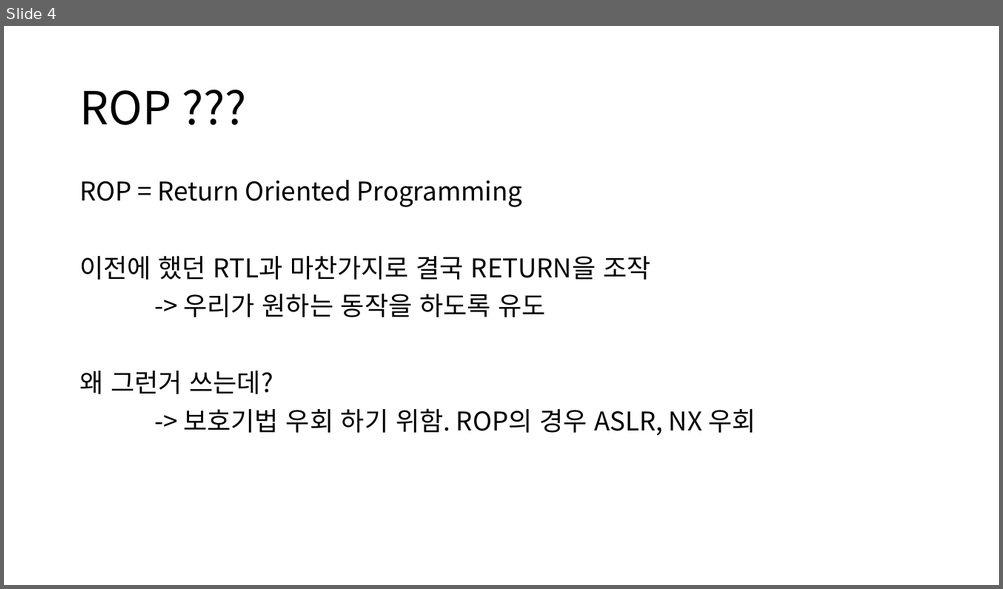
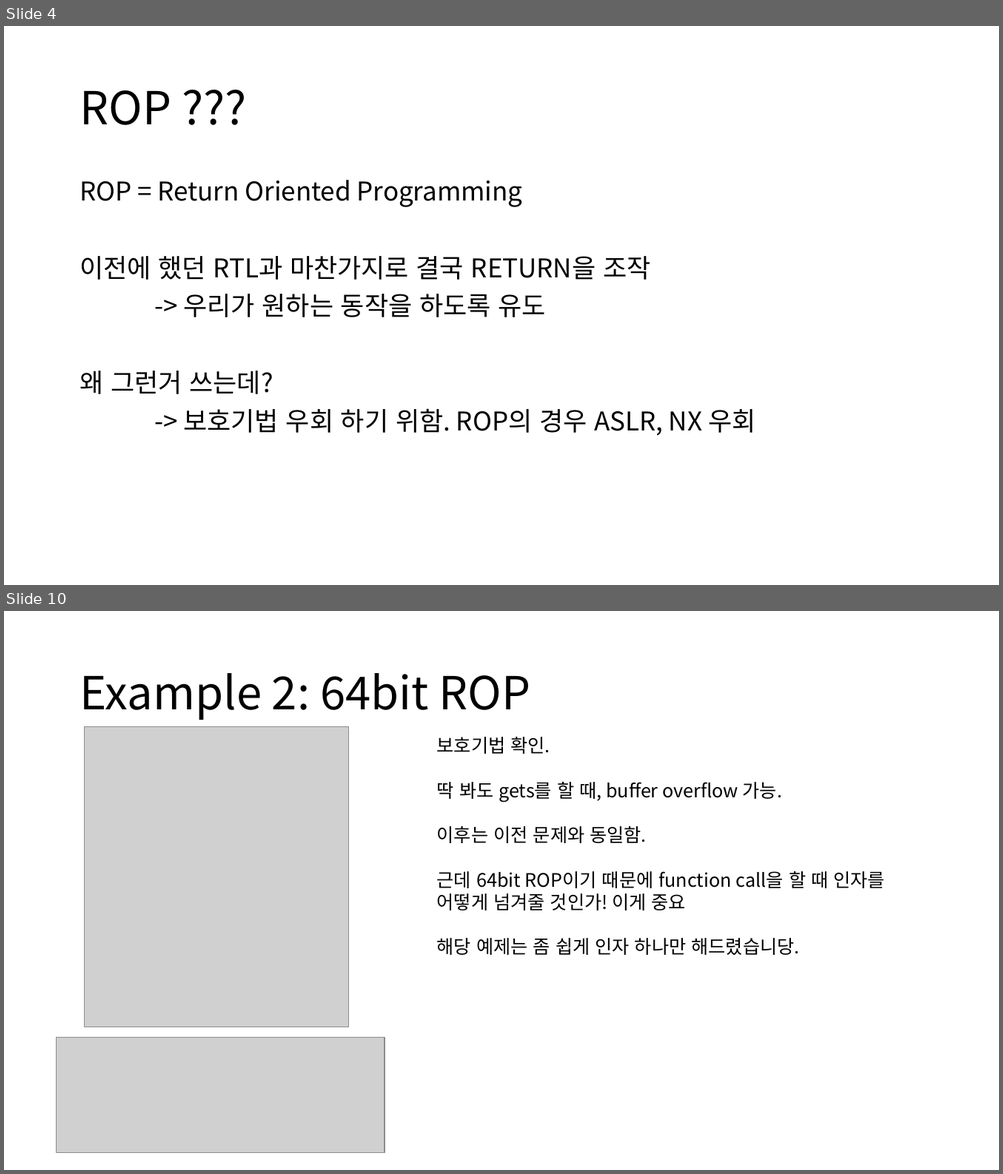
Before and after one commit to more-kohii/Cykor_seminar, a slide deck: ROP_FSB.pptx. Shown one above the other, each under a label of ours: slide 4 before the commit, slides 4 and 10 after it; the slides between them are not shown. The pictures are 1003x589 and 1003x1174 pixels, drawn with LibreOffice and Linux fonts; fonts in the diff are those of the drawing; grey boxes stand for pictures. Boxes give left, top, right and bottom in pixels: in the first picture for what was removed or moved away, otherwise in the second. Text is boxed around its words. In the diff, an @@ line names an element or a change of style, - is before the commit and + after.

```diff
--- a/ROP_FSB.pptx
+++ b/ROP_FSB.pptx
@@ slide 10 added at <box>4,611,999,1170</box>, background #FFFFFF @@
@@ title added at <box>79,673,530,720</box>, 44 pt, text #000000 @@
+Example 2: 64bit ROP
@@ picture added at <box>85,726,349,1028</box> @@
@@ text added at <box>437,737,885,955</box>, 18 pt, text #000000 @@
+보호기법 확인.
+딱 봐도 gets를 할 때, buffer overflow 가능.
+이후는 이전 문제와 동일함.
+근데 64bit ROP이기 때문에 function call을 할 때 인자를 어떻게 넘겨줄 것인가! 이게 중요
+해당 예제는 좀 쉽게 인자 하나만 해드렸습니당.
@@ picture added at <box>57,1038,384,1153</box> @@
```
Also in this commit, not shown: 2 slides changed, 21 other slides added, 2 slides removed.
